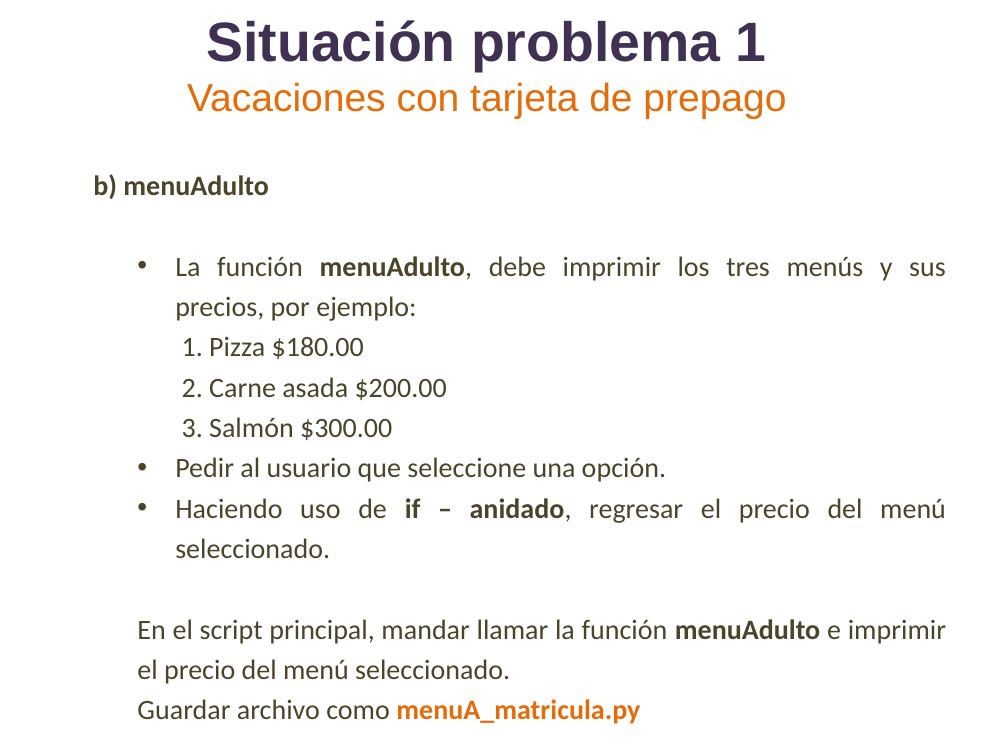
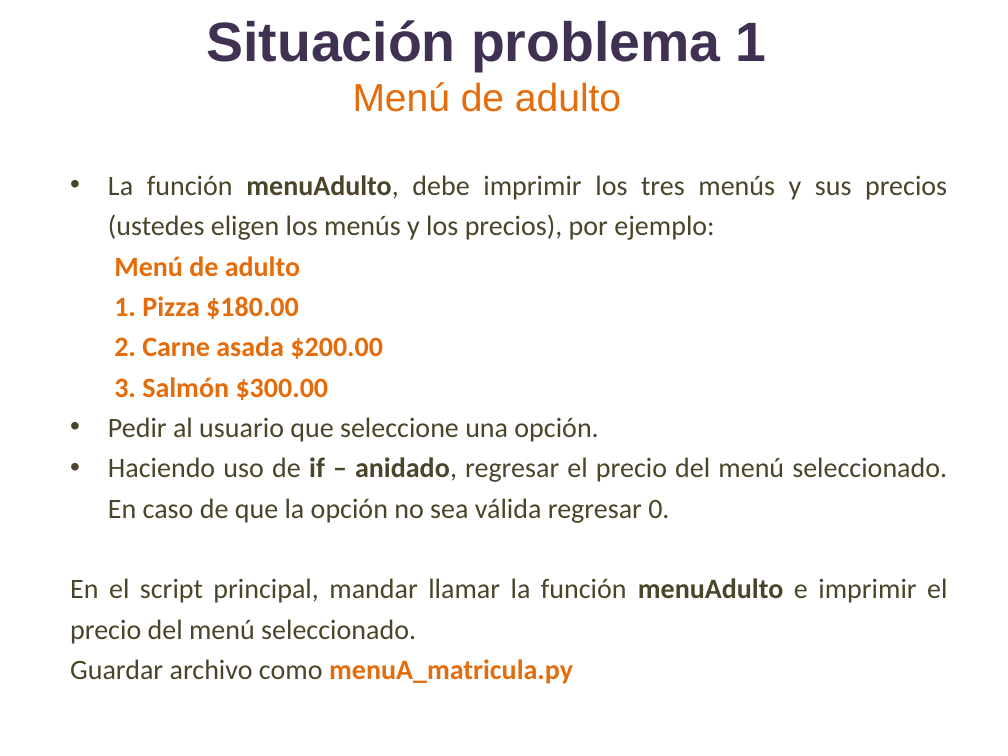
Before and after one commit to lizetheP/PensamientoC, a slide deck: slide 7 of Calendario2019/Presentaciones/Semana2/SITUACION1_F.pptx (slide 6 before the commit). Drawn at 1008x756 pixels with LibreOffice and Linux fonts; fonts in the diff are those of the drawing. Boxes give left, top, right and bottom in pixels: in the first picture for what was removed or moved away, otherwise in the second. Text is boxed around its words. In the diff, an @@ line names an element or a change of style, - is before the commit and + after.

```diff
--- a/Calendario2019/Presentaciones/Semana2/SITUACION1_F.pptx
+++ b/Calendario2019/Presentaciones/Semana2/SITUACION1_F.pptx
@@ title at [207,20,767,112]: text changed; size 27.9 to 39.6 pt; text colour #E46C0A to #403152; bold on @@
-Situación problema 1
-Vacaciones con tarjeta de prepago
+Situación problema 1
+Menú de adulto
@@ text "La función menuAdulto, debe imprimir ...": place and size @@
-text "La función menuAdulto, debe imprimir ..." at [93,174,946,684]
+text "La función menuAdulto, debe imprimir ..." at [70,175,947,684]
@@ text at [108,175,947,277]: text changed @@
-b) menuAdulto
-  • La función menuAdulto, debe imprimir los tres menús y sus precios, por ejemplo:
+  • La función menuAdulto, debe imprimir los tres menús y sus precios (ustedes eligen los menús y los precios), por ejemplo:
+    Menú de adulto
@@ text at [114,296,383,400]: text colour #4A452A to #E46C0A, bold on in "1. Pizza $180.00", "2. Carne asada $200.00", "3. Salmón $300.00" @@
@@ text at [108,457,947,523]: text changed @@
-  • Haciendo uso de if – anidado, regresar el precio del menú seleccionado.
+  • Haciendo uso de if – anidado, regresar el precio del menú seleccionado. En caso de que la opción no sea válida regresar 0.
```
Also in this commit, not shown: 4 other slides changed, 4 slides added, 2 other files.
